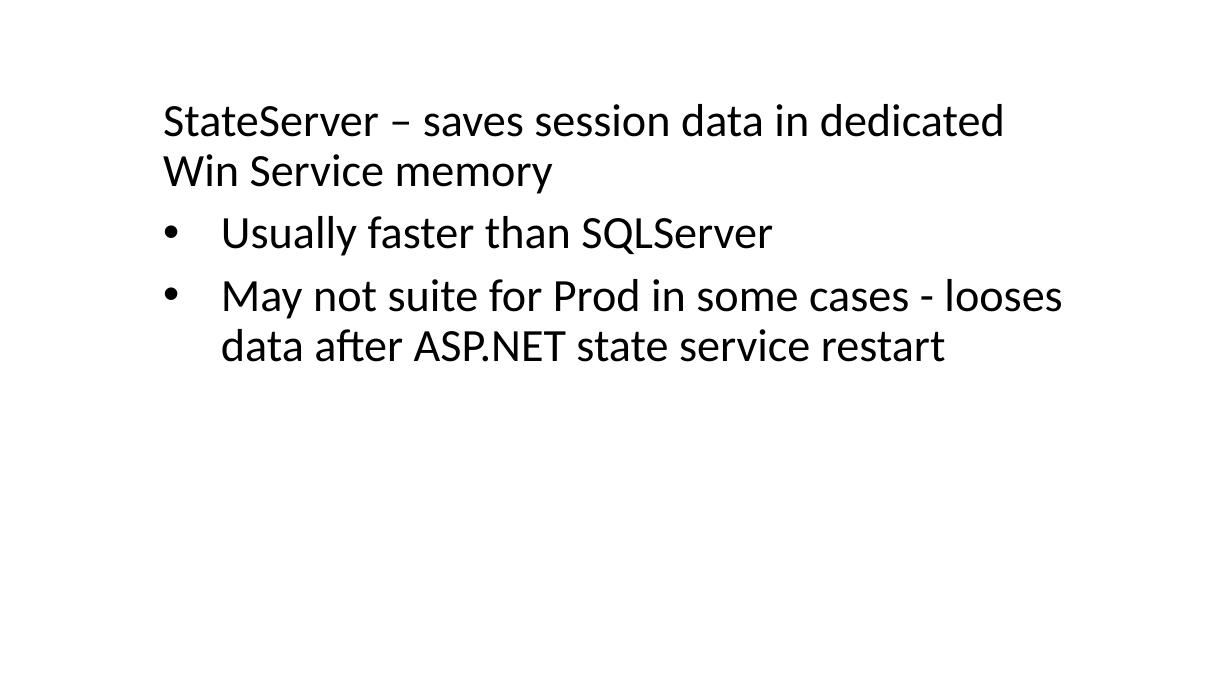
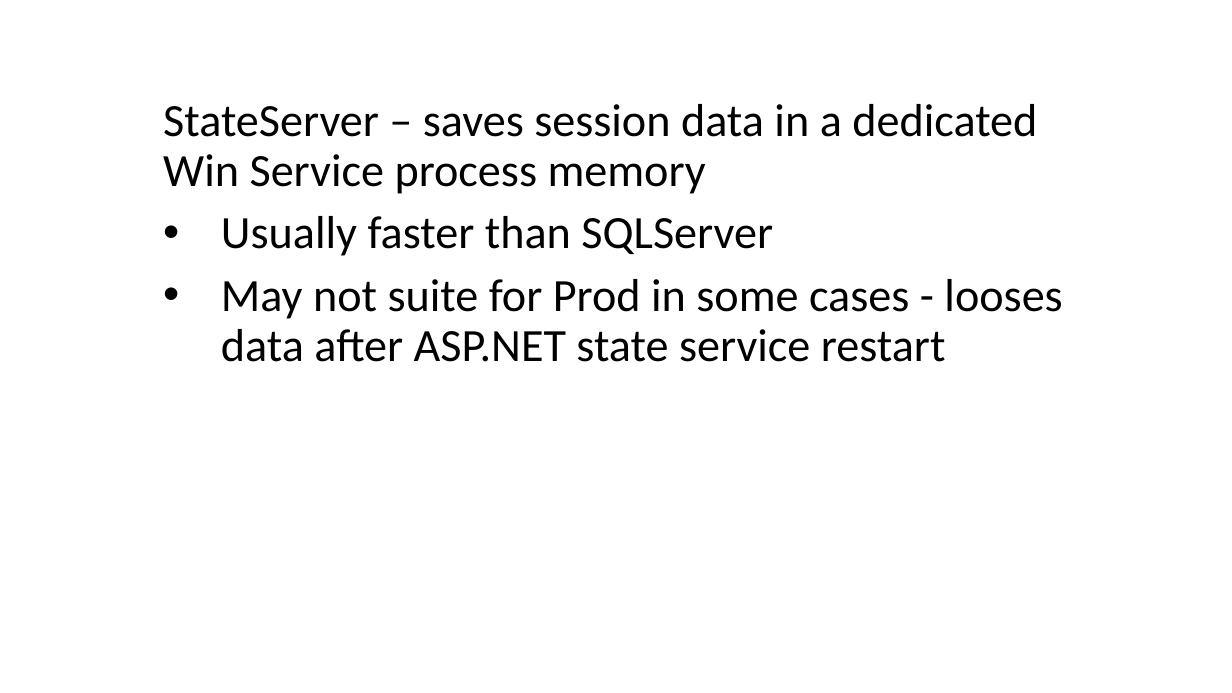
Before and after one commit to kosta-arnorsky/ASP.NET-Session-Demo, a slide deck: slide 4 of ASP.NET Session.pptx. Drawn at 1232x693 pixels with LibreOffice and Linux fonts; fonts in the diff are those of the drawing. Boxes give left, top, right and bottom in pixels: in the first picture for what was removed or moved away, otherwise in the second. Text is boxed around its words. In the diff, an @@ line names an element or a change of style, - is before the commit and + after.

Commit message:
Small update to slides text

```diff
--- a/ASP.NET Session.pptx
+++ b/ASP.NET Session.pptx
@@ subtitle at [163,104,1037,194]: text changed @@
-StateServer – saves session data in dedicated Win Service memory
+StateServer – saves session data in a dedicated Win Service process memory
```
Also in this commit, not shown: 2 other slides changed.
